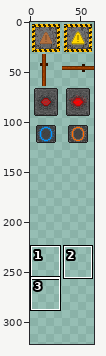
Sprite sheet, stored at datas/sprites/switch.png. Above: a wide view before the commit, with the close-up outlined.
Close-up. The starting point:
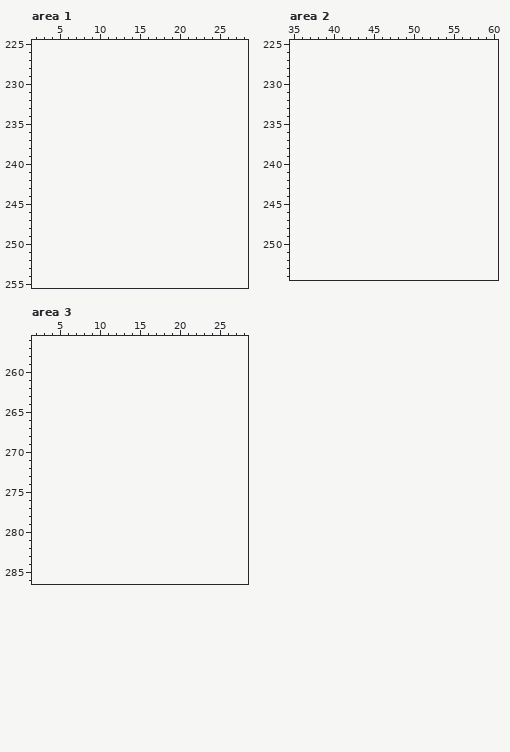
The file is 64x128 pixels. Colours within 5 levels of each other are drawn and written as one. Shown: area 1: x 2..28, y 225..255; area 2: x 35..60, y 225..254; area 3: x 2..28, y 256..286. The old version is drawn lined up with the new one, on the new canvas. The wide view leaves out empty margins. The commit also changed other parts of the picture, which this record leaves out.
The same view after the edit:
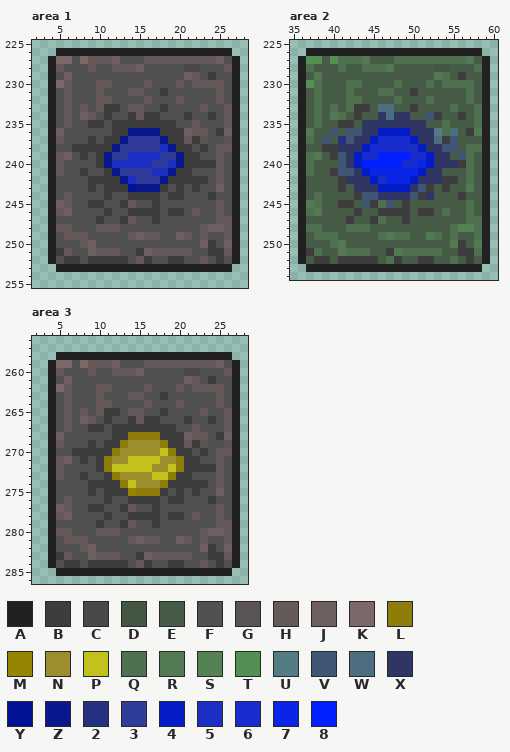
Palette (. is transparent): A #212121  B #3d3d3d  C #4a4848  D #425642  E #465c46  F #515151  G #5a5454  H #655959  J #6e6060  K #7b6969  L #8e7d08  M #958501  N #9c8e2c  P #c3c11b  Q #4e704e  R #547a54  S #548254  T #549054  U #537c85  V #405674  W #4c6e80  X #303664  Y #011295  Z #09198d  2 #263182  3 #2f3c99  4 #041bc8  5 #1b2fc3  6 #172ccd  7 #0b25e7  8 #011fff
Change:
canvas 64x128 -> 64x512
Changed rows in their new state; - is an unchanged pixel.
Area 1:
first column x 4:
226 -AAAAAAAAAAAAAAAAAAAAAA-
227 AKKFKHHHJFFFHHHHHHHHHJFA
228 AHFFFHFFHHHJFFFFFCCFFFHA
229 AFJFFFFFFFFFFFFFFJHFBFFA
230 AKHFFFHHFFFFHFFFHFHHHHFA
231 AFHFFFHFFFHHFFBFFFFFFHFA
232 AFHFFFHHFFFFHFFFHFFFFHFA
233 AFHFHFHBBFHHFFBFFFFHFFHA
234 AFHFJHFBFFBHBBFFFBFFBFHA
235 AFHFFBBFBBBBBBBBFFHFFFHA
236 AJFFFFFFBBZZZZBBBJHHFBJA
237 AHFFFBFBBZ3333ZBBHBGFFGA
238 AFFBBBBBZ333335ZBBFBFHHA
239 AHJFBFBZ33555533ZBBFFHFA
240 AHFFFFBZ55555335ZBBBBHFA
241 AHFFBFFBZ333355ZBBFFFHFA
242 AFFFFBBBBZ5333ZBBBBBFHFA
243 AFFFFBFBBBYZZZBFBFBFFJFA
244 AFHFFFFBFFBBBBFBBFFFBFFA
245 AJHFFBBFFBHFFBFFFFFFFHFA
246 AHJFFFFBFFBBBBFBBFHFFHFA
247 AFFFFFBFFBHFFBFFFFFFFHHA
248 AHHFFFHHHFFFFFFFFFFHJJHA
249 AFHHHFFFFFHJHHFFJHFHFFHA
250 AFFFHJFFFFFFFFFFFFFJBFJA
251 ABHFFJHHHFFBJHHHHHFFBBHA
252 AFBBFBBBBBFHBFFBBFFHFBFA
253 -AAAAAAAAAAAAAAAAAAAAAA-
Area 2:
first column x 36:
226 -AAAAAAAAAAAAAAAAAAAAAA-
227 ATTETQQQREEEQQQQQQQQQREA
228 AQEEEQEEQQQREEEEEDDEEEQA
229 AEREEEEEEEEEEEEEERQEBEEA
230 ATQEEEQQEEEEQEEEQEQQQQEA
231 AEQEEEQEEEQQEEBEEEEEEQEA
232 AEQEEEQQEEEEQEEEQEEEEQEA
233 AEQEQEQBBEWWEEBEEEEQEEQA
234 AEQERQEBEEXWXXEEVBEEBEQA
235 AEQEEBBEXXXXXXXXEEQEEEQA
236 AREEVEVVXX4444XXXUQWEBRA
237 AQEVE2VXX466664XXWBVEEEA
238 AEEBBXXX46666654XXVVEQQA
239 AQREBVX4668888664XXEVQEA
240 AQEEEVX4888886674XXXBQEA
241 AQEEBVVX47777774XXEEEQEA
242 AEEEEBXXX457774XXXBBEQEA
243 AEEEEBEXXX4444XVBEBEEREA
244 AEQEEEEBVVXXXXVBXEEEBEEA
245 ARQEEBBEVBQVEBEEEEEEEQEA
246 AQREEEEBEEBBBBEBBEQEEQEA
247 AEEEEEBEEBQEEBEEEEEEEQQA
248 AQQEEEQQQEEEEEEEEEEQSSQA
249 AEQQQEEEEEQRQQEERQEQEEQA
250 AEEEQREEEEEEEEEEEEERBERA
251 ABQEERQQQEEBRQQQQQEEBBQA
252 AEBBEBBBBBEQBEEBBEEQEBEA
253 -AAAAAAAAAAAAAAAAAAAAAA-
Area 3:
first column x 4:
258 -AAAAAAAAAAAAAAAAAAAAAA-
259 AKKFKHHHJFFFHHHHHHHHHJFA
260 AHFFFHFFHHHJFFFFFCCFFFHA
261 AFJFFFFFFFFFFFFFFJHFBFFA
262 AKHFFFHHFFFFHFFFHFHHHHFA
263 AFHFFFHFFFHHFFBFFFFFFHFA
264 AFHFFFHHFFFFHFFFHFFFFHFA
265 AFHFHFHBBFHHFFBFFFFHFFHA
266 AFHFJHFBFFBHBBFFFBFFBFHA
267 AFHFFBBFBBBBBBBBFFHFFFHA
268 AJFFFFFFBBLLLLBBBJHHFBJA
269 AHFFFBFBBLNNNNLBBHBGFFGA
270 AFFBBBBBLNNNNNPLBBFBFHHA
271 AHJFBFBLNNPPPPNNLBBFFHFA
272 AHFFFFBLPPPPPNNPLBBBBHFA
273 AHFFBFFBLNNNNPPLBBFFFHFA
274 AFFFFBBBBLPNNNLBBBBBFHFA
275 AFFFFBFBBBMLLLBFBFBFFJFA
276 AFHFFFFBFFBBBBFBBFFFBFFA
277 AJHFFBBFFBHFFBFFFFFFFHFA
278 AHJFFFFBFFBBBBFBBFHFFHFA
279 AFFFFFBFFBHFFBFFFFFFFHHA
280 AHHFFFHHHFFFFFFFFFFHJJHA
281 AFHHHFFFFFHJHHFFJHFHFFHA
282 AFFFHJFFFFFFFFFFFFFJBFJA
283 ABHFFJHHHFFBJHHHHHFFBBHA
284 AFBBFBBBBBFHBFFBBFFHFBFA
285 -AAAAAAAAAAAAAAAAAAAAAA-
Pixel boxes of the changes (left, top, right, bottom) in both close-ups:
added: (48, 48, 240, 272)
added: (298, 48, 490, 272)
added: (48, 352, 240, 576)
